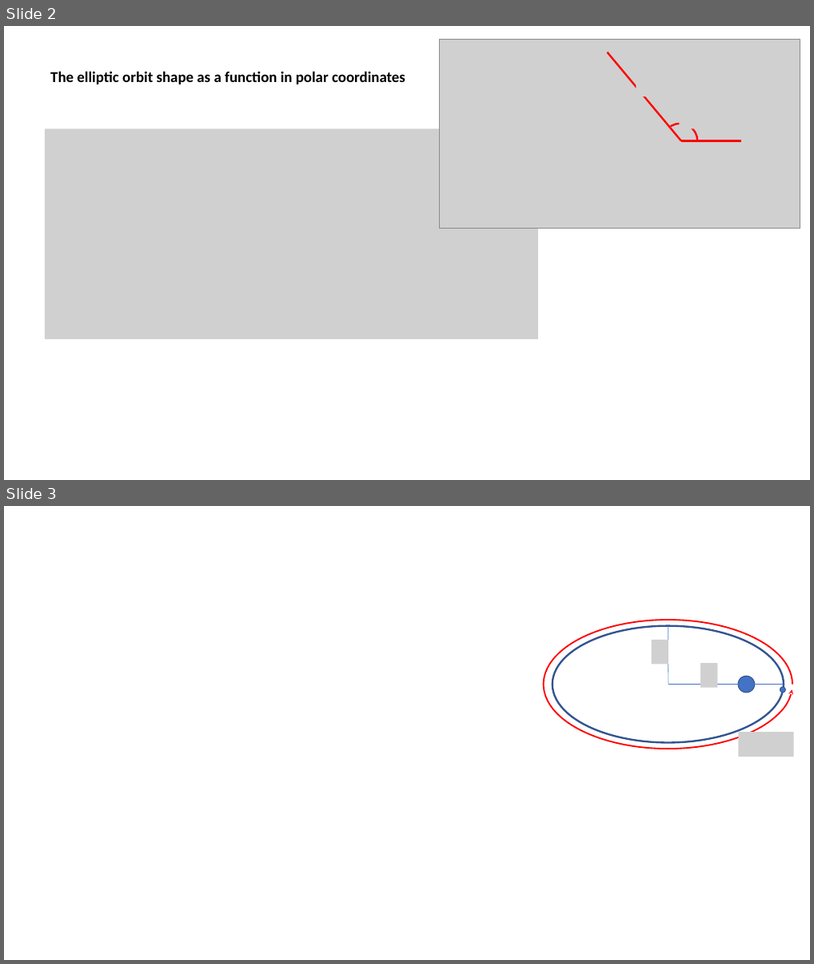
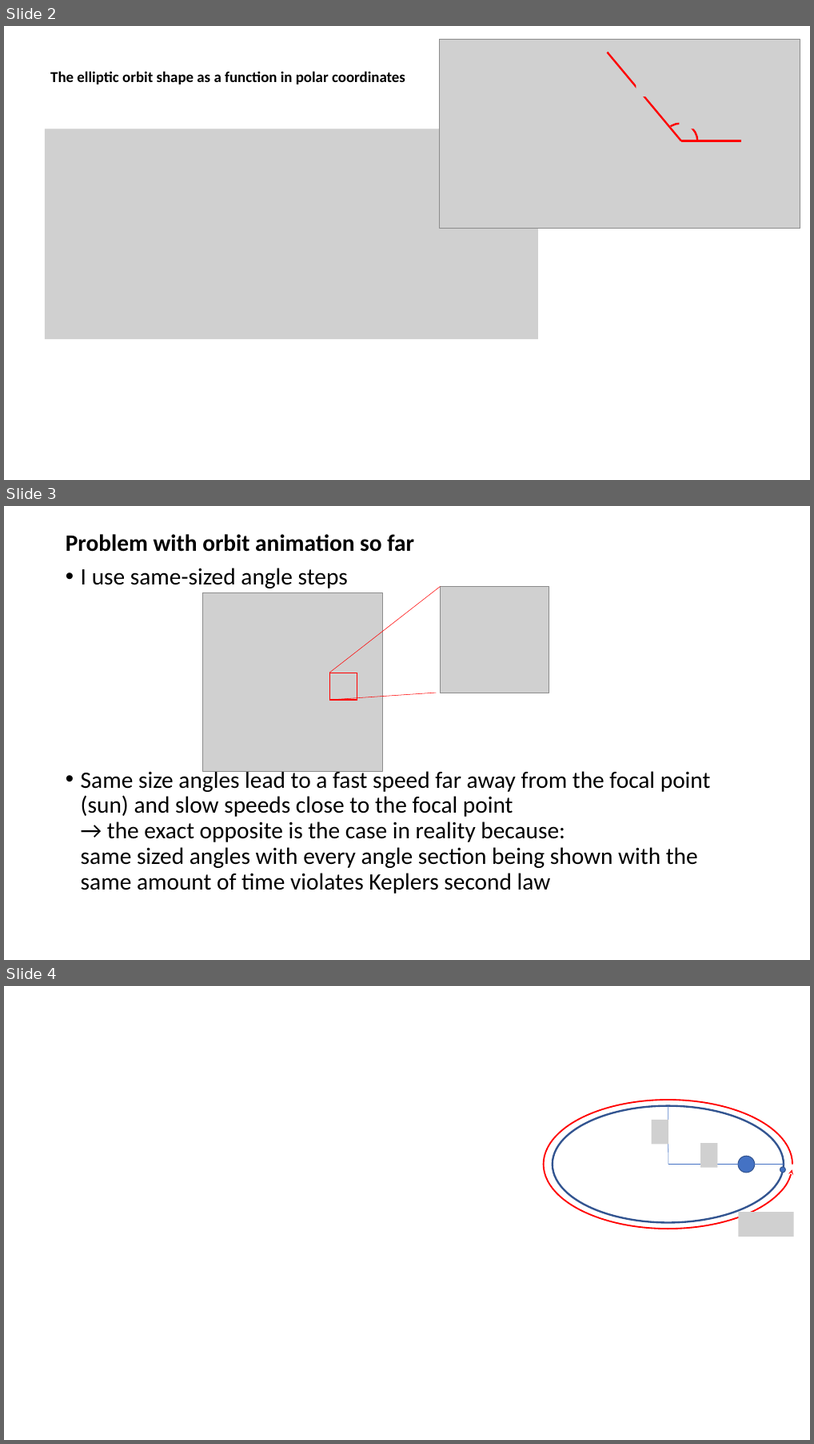
Before and after one commit to tibet1987/galaxySpeed, a slide deck: docu_and_plots/thoughts_and_revelations_during_this_project.pptx. Shown one above the other, each under a label of ours: slides 2 and 3 before the commit, slides 2, 3 and 4 after it. The pictures are 814x964 and 814x1444 pixels, drawn with LibreOffice and Linux fonts; fonts in the diff are those of the drawing; grey boxes stand for pictures. Boxes give left, top, right and bottom in pixels: in the first picture for what was removed or moved away, otherwise in the second. Text is boxed around its words. In the diff, an @@ line names an element or a change of style, - is before the commit and + after.

Commit message:
update docu and try to improve plutCharon
remove word docu and keep ppt
try to improve plutCharon simulation

```diff
--- a/docu_and_plots/thoughts_and_revelations_during_this_project.pptx
+++ b/docu_and_plots/thoughts_and_revelations_during_this_project.pptx
@@ slide 3 added at box(4, 506, 810, 960), background #FFFFFF @@
@@ text added at box(66, 534, 711, 893), 28 pt, text #000000 @@
+Problem with orbit animation so far
+• I use same-sized angle steps
+• Same size angles lead to a fast speed far away from the focal point (sun) and slow speeds close to the focal point
+  → the exact opposite is the case in reality because:
+  same sized angles with every angle section being shown with the same amount of time violates Keplers second law
@@ picture added at box(203, 592, 382, 771) @@
@@ line added from (440, 587) to (330, 672), #FF0000 0.5 pt @@
@@ picture added at box(440, 587, 549, 692) @@
@@ rectangle added at box(330, 672, 358, 700), outline #FF0000 1 pt @@
@@ line added from (437, 692) to (330, 700), #FF0000 0.5 pt @@
@@ what was slide 3 is now slide 4 @@
```
Also in this commit, not shown: 3 other files.
